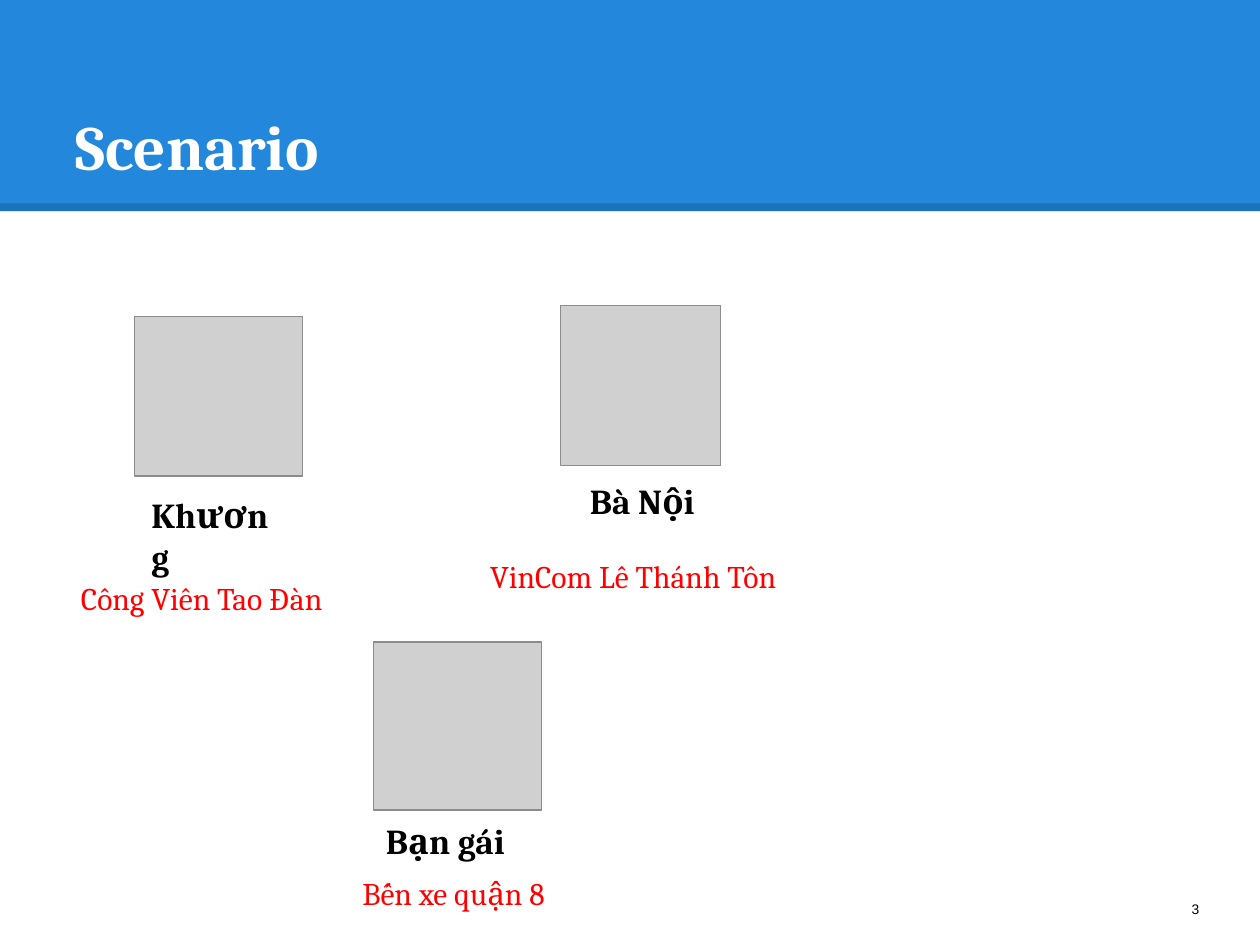
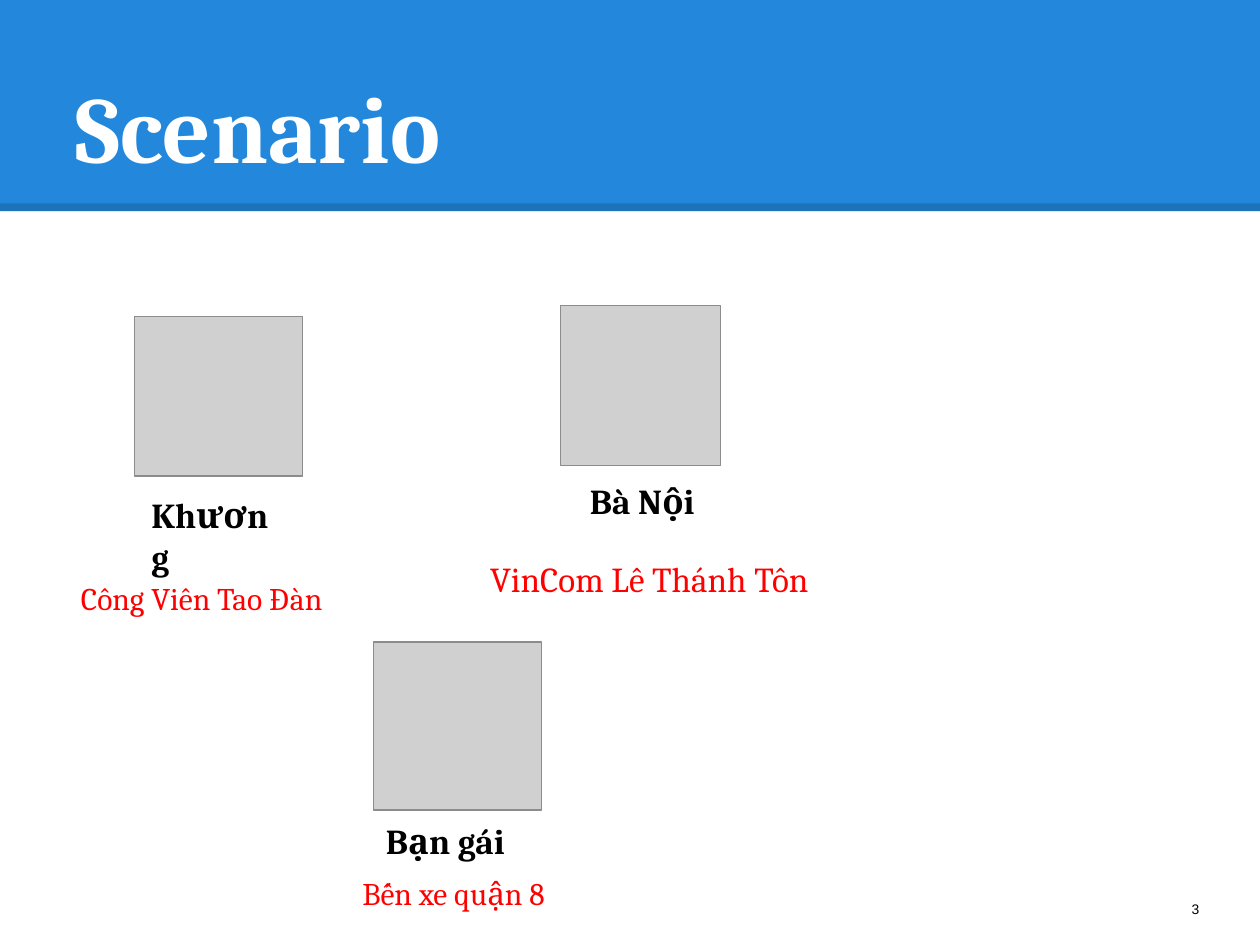
Before and after one commit to hqt/street-router, a slide deck: slide 3 of Document/presentation/bus/2 search bus.pptx. Drawn at 1260x945 pixels with LibreOffice and Linux fonts; fonts in the diff are those of the drawing; grey boxes stand for pictures. Boxes give left, top, right and bottom in pixels: in the first picture for what was removed or moved away, otherwise in the second. Text is boxed around its words. In the diff, an @@ line names an element or a change of style, - is before the commit and + after.

```diff
--- a/Document/presentation/bus/2 search bus.pptx
+++ b/Document/presentation/bus/2 search bus.pptx
@@ title "Scenario" at <box>76,97,440,164</box>: size 36 to 54 pt @@
@@ text "VinCom Lê Thánh Tôn" at <box>490,567,808,593</box>: size 18 to 20 pt @@
```
Also in this commit, not shown: 7 other slides changed, 2 other files.
